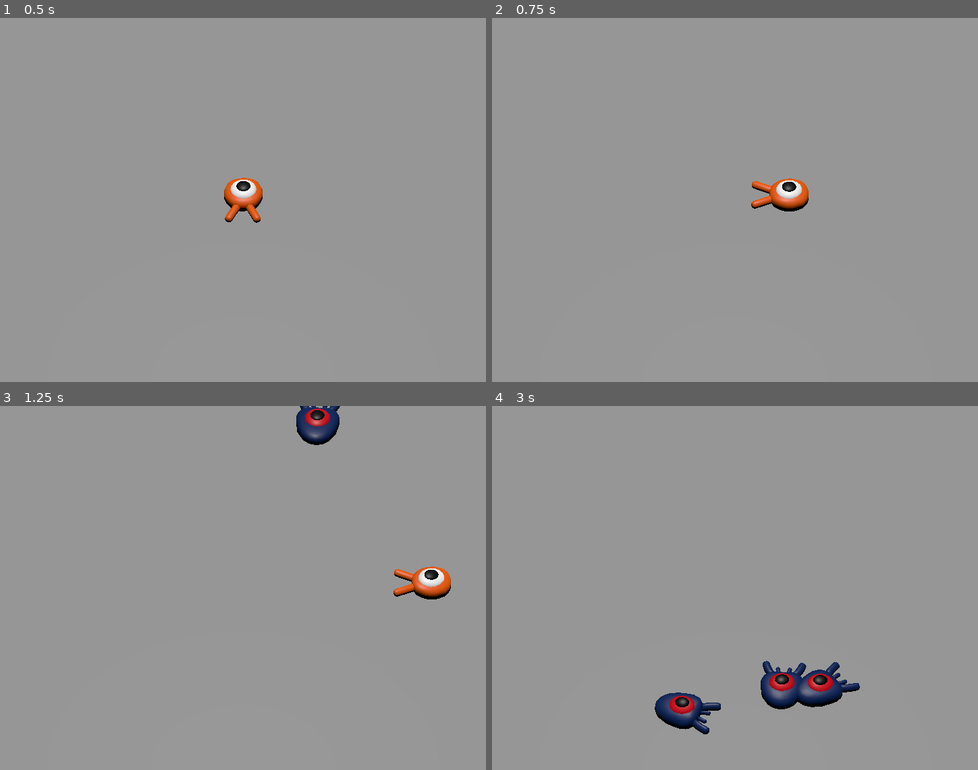
Above: before the commit, frames 1-4 (two rows, left to right).
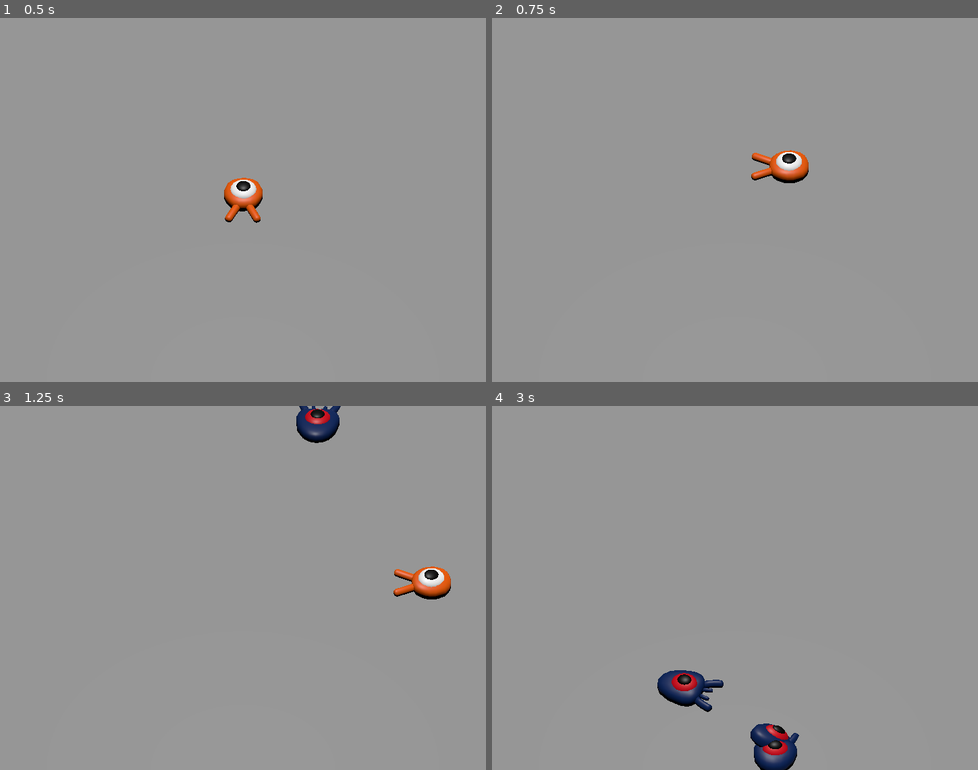
Above: after the commit, the same moments.

Repository: M4tt1s/3d_squash_the_creeps_starter
Game: Godot game, scene res://main.tscn
The game is run twice, just before and just after one commit, with the same random seed, the same clock (stepped at 60 frames per second) and the same inputs. Before the commit the project has no main scene; this scene is started directly in both runs.
Inputs:
- Up to frame 1 (0.5 s): no input
- Up to frame 2 (0.75 s): tap Enter at 0.5 s; hold Right (move_right) from 0.53 s (still down); tap Space (jump) at 0.6 s
- Up to frame 3 (1.25 s): keep holding Right (move_right); tap Space (jump) at 0.77, 1.07 s
- Up to frame 4 (3 s): release Right (move_right) at 1.28 s; hold Down (move_back) 1.28-2.03 s; tap Space (jump) at 1.35, 1.52, 1.82, 2.1, 2.85 s; hold Right (move_right) 2.03-2.78 s; hold Up (move_forward) from 2.78 s (still down)

Frame 1 is identical in both runs. In frame 2, 1.5% of the frame differs, in the area x 53-66%, y 36-54%; in frame 3, 0.2%; in frame 4, 4.3%, in the area x 33-76%, y 70-100%.

Commit message:
Added squashing mechanic

Diff:
--- a/main.tscn
+++ b/main.tscn
@@ -30,6 +30,8 @@
 
 [node name="Ground" type="StaticBody3D" parent="."]
 transform = Transform3D(1, 0, 0, 0, 1, 0, 0, 0, 1, 0, -1, 0)
+collision_layer = 4
+collision_mask = 0
 
 [node name="CollisionShape3D" type="CollisionShape3D" parent="Ground"]
 shape = SubResource("BoxShape3D_7dm0k")
--- a/mob.gd
+++ b/mob.gd
@@ -4,6 +4,8 @@
 @export var min_speed = 10
 # Maximum speed of the mob in meters per second.
 @export var max_speed = 18
+# Emitted when the player jumped on the mob.
+signal squashed
 
 func _physics_process(_delta):
 	move_and_slide()
@@ -27,3 +29,7 @@
 
 func _on_visible_on_screen_notifier_3d_screen_exited():
 	queue_free()
+
+func squash():
+	squashed.emit()
+	queue_free()
--- a/mob.tscn
+++ b/mob.tscn
@@ -6,7 +6,9 @@
 [sub_resource type="BoxShape3D" id="BoxShape3D_nokgg"]
 size = Vector3(1.4, 1, 2)
 
-[node name="Mob" type="CharacterBody3D"]
+[node name="Mob" type="CharacterBody3D" groups=["mob"]]
+collision_layer = 2
+collision_mask = 0
 script = ExtResource("1_nokgg")
 
 [node name="Pivot" type="Node3D" parent="."]
--- a/player.gd
+++ b/player.gd
@@ -4,6 +4,10 @@
 @export var speed = 14
 # The downward acceleration when in the air, in meters per second squared.
 @export var fall_acceleration = 75
+# Vertical impulse applied to the character upon jumping in meters per second.
+@export var jump_impulse = 20
+# Vertical impulse applied to the character upon bouncing over a mob in meters per second.
+@export var bounce_impulse = 16
 
 var target_velocity = Vector3.ZERO
 
@@ -33,6 +37,34 @@
 	if not is_on_floor(): # If in the air, fall towards the floor. Literally gravity
 		target_velocity.y = target_velocity.y - (fall_acceleration * delta)
 
+	# Jumping.
+	if is_on_floor() and Input.is_action_just_pressed("jump"):
+		target_velocity.y = jump_impulse
+
+	# Iterate through all collisions that occurred this frame
+	for index in range(get_slide_collision_count()):
+		# We get one of the collisions with the player
+		var collision = get_slide_collision(index)
+
+		# If there are duplicate collisions with a mob in a single frame
+		# the mob will be deleted after the first collision, and a second call to
+		# get_collider will return null, leading to a null pointer when calling
+		# collision.get_collider().is_in_group("mob").
+		# This block of code prevents processing duplicate collisions.
+		if collision.get_collider() == null:
+			continue
+
+		# If the collider is with a mob
+		if collision.get_collider().is_in_group("mob"):
+			var mob = collision.get_collider()
+			# we check that we are hitting it from above.
+			if Vector3.UP.dot(collision.get_normal()) > 0.1:
+				# If so, we squash it and bounce.
+				mob.squash()
+				target_velocity.y = bounce_impulse
+				# Prevent further duplicate calls.
+				break
+
 	# Moving the Character
 	velocity = target_velocity
 	move_and_slide()
--- a/player.tscn
+++ b/player.tscn
@@ -7,6 +7,7 @@
 radius = 0.9
 
 [node name="Player" type="CharacterBody3D"]
+collision_mask = 6
 script = ExtResource("1_onrkg")
 
 [node name="Pivot" type="Node3D" parent="."]
--- a/project.godot
+++ b/project.godot
@@ -12,6 +12,7 @@
 
 config/name="Squash the Creeps (3D)"
 config/description="In this game, your goal is to chase and kick out the creeps!"
+run/main_scene="uid://2wap0283yk0r"
 config/features=PackedStringArray("4.5")
 config/icon="res://icon.webp"
 
@@ -61,6 +62,12 @@
 ]
 }
 
+[layer_names]
+
+3d_physics/layer_1="player"
+3d_physics/layer_2="enemies"
+3d_physics/layer_3="world"
+
 [rendering]
 
 anti_aliasing/quality/msaa_3d=2
